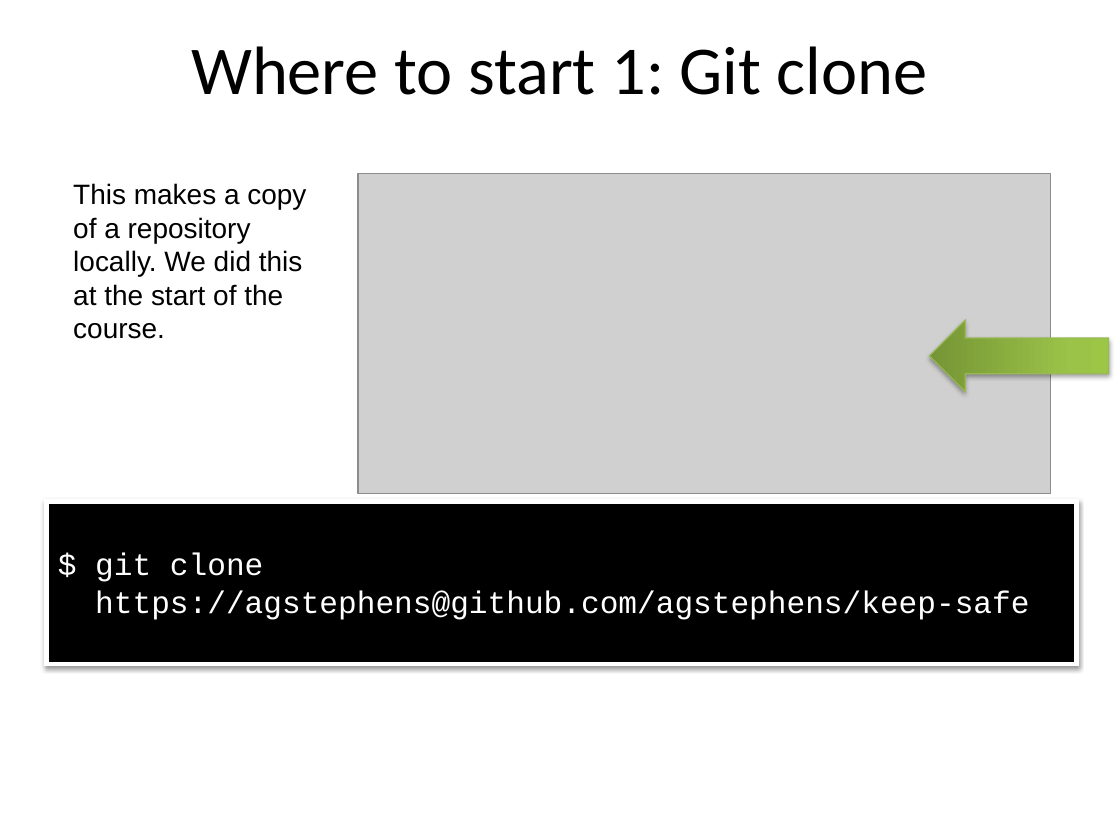
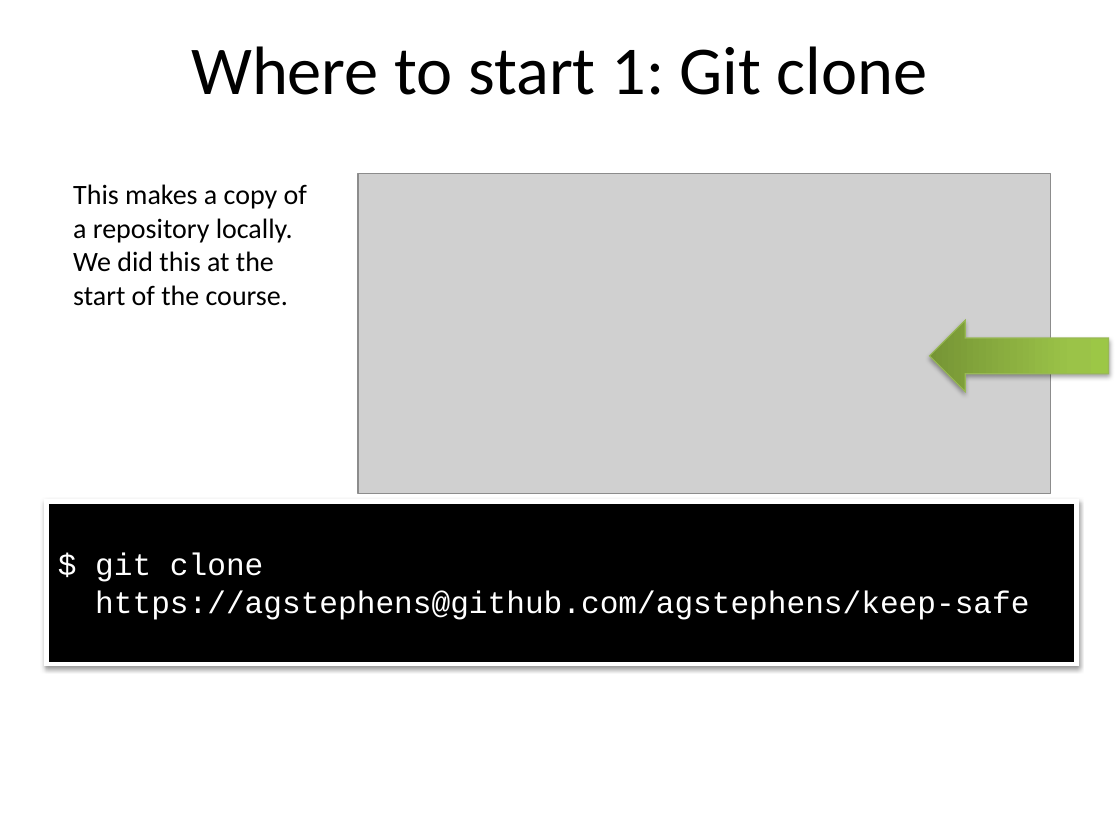
Before and after one commit to ncasuk/ncas-isc, a slide deck: slide 15 of shell/presentations/01_git2.pptx. Drawn at 1120x840 pixels with LibreOffice and Linux fonts; fonts in the diff are those of the drawing; grey boxes stand for pictures; background and template pictures are left out. Boxes give left, top, right and bottom in pixels: in the first picture for what was removed or moved away, otherwise in the second. Text is boxed around its words. In the diff, an @@ line names an element or a change of style, - is before the commit and + after.

Commit message:
Finished updating learning_python5 and changed shell presentations so that font matches python presentations

```diff
--- a/shell/presentations/01_git2.pptx
+++ b/shell/presentations/01_git2.pptx
@@ text "This makes a copy of ..." at (73,184,307,306): font Arial to Calibri @@
```
Also in this commit, not shown: 14 other slides changed, 2 other files.
